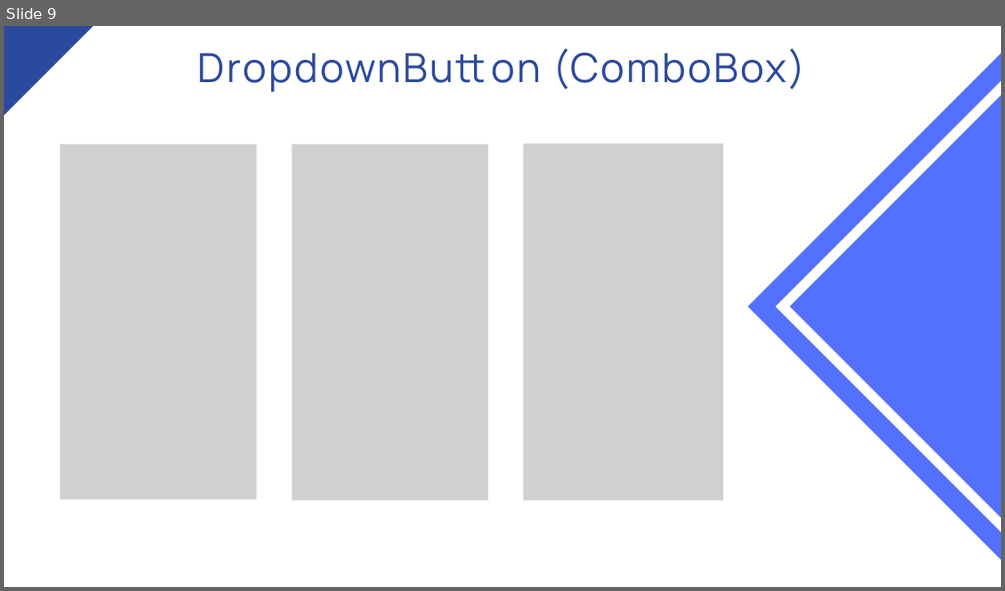
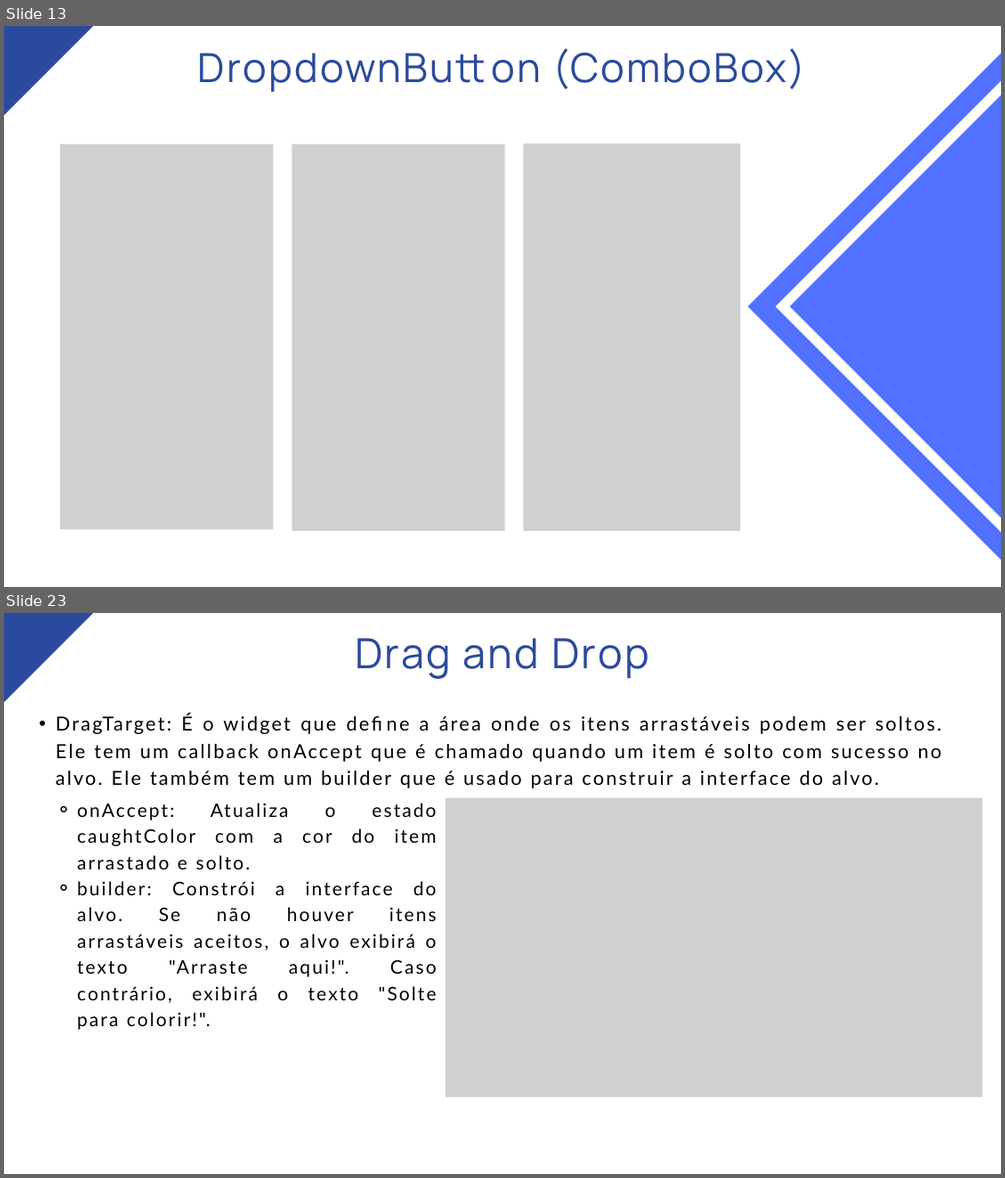
Before and after one commit to marcosdosea/TreinamentoFlutter, a slide deck: Aula14-Componentes de Formulários/Aula14-Componentes de Formulários.pptx. Shown one above the other, each under a label of ours: slide 9 before the commit, slides 13 and 23 after it; the slides between them are not shown. The pictures are 1005x591 and 1005x1178 pixels, drawn with LibreOffice and Linux fonts; fonts in the diff are those of the drawing; grey boxes stand for pictures. Boxes give left, top, right and bottom in pixels: in the first picture for what was removed or moved away, otherwise in the second. Text is boxed around its words. In the diff, an @@ line names an element or a change of style, - is before the commit and + after.

```diff
--- a/Aula14-Componentes de Formulários/Aula14-Componentes de Formulários.pptx
+++ b/Aula14-Componentes de Formulários/Aula14-Componentes de Formulários.pptx
@@ slide 23 added at <box>4,613,1001,1174</box>, background #FFFFFF @@
@@ freeform shape added at <box>4,613,93,702</box>, fill #2B4A9D @@
@@ text added at <box>355,638,649,679</box>, 60 pt, text #2B4A9D @@
+Drag and Drop
@@ text added at <box>56,714,942,788</box>, 28 pt, text #000000 @@
+  • DragTarget: É o widget que define a área onde os itens arrastáveis podem ser soltos. Ele tem um callback onAccept que é chamado quando um item é solto com sucesso no alvo. Ele também tem um builder que é usado para construir a interface do alvo.
@@ picture added at <box>445,798,982,1097</box> @@
@@ text added at <box>77,803,437,1030</box>, 27 pt, text #000000 @@
+    ⚬ onAccept: Atualiza o estado caughtColor com a cor do item arrastado e solto.
+    ⚬ builder: Constrói a interface do alvo. Se não houver itens arrastáveis aceitos, o alvo exibirá o texto "Arraste aqui!". Caso contrário, exibirá o texto "Solte para colorir!".
@@ what was slide 9 is now slide 13 @@
@@ slide 13 changed as well @@
@@ picture: place and size @@
-picture at <box>60,144,256,499</box>
+picture at <box>60,144,273,530</box>
@@ picture: place and size @@
-picture at <box>292,144,488,500</box>
+picture at <box>292,144,505,531</box>
@@ picture: place and size @@
-picture at <box>524,143,723,500</box>
+picture at <box>524,143,740,531</box>
```
Also in this commit, not shown: 6 other slides changed, 14 other slides added, 1 other file.
